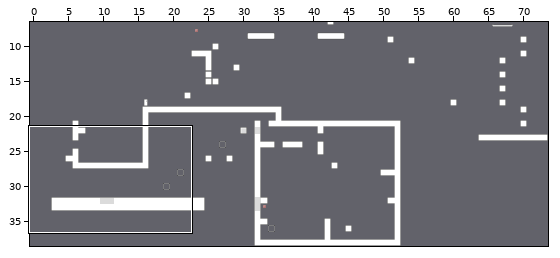
Tiled map -- android/assets/world_1/room_3_tile_map.tmx. Above: a wide view before the commit, with the close-up outlined.
Close-up. As it was:
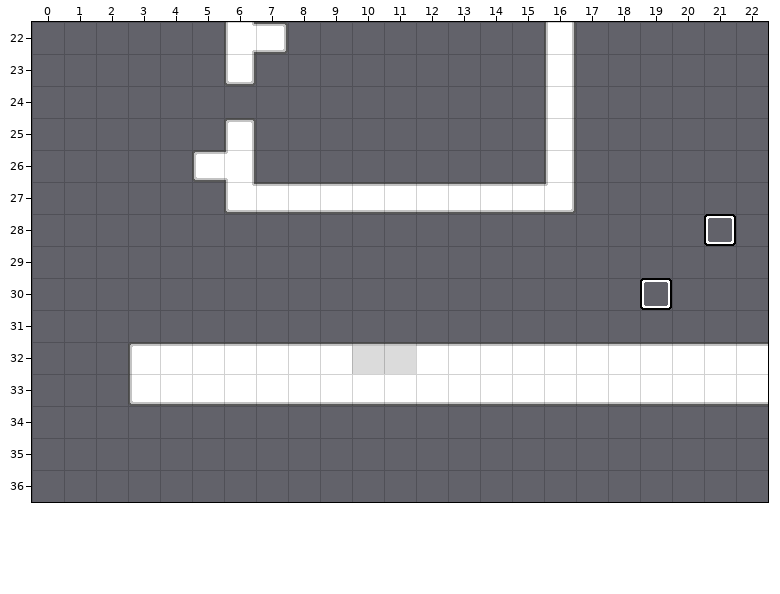
Cells are 64x64 px. Shown: x 0..22, y 22..36. The commit also changed other parts of the map, which this record leaves out. Tiles whose own drawing changed are shown in their newer look in all pictures.
Once edited:
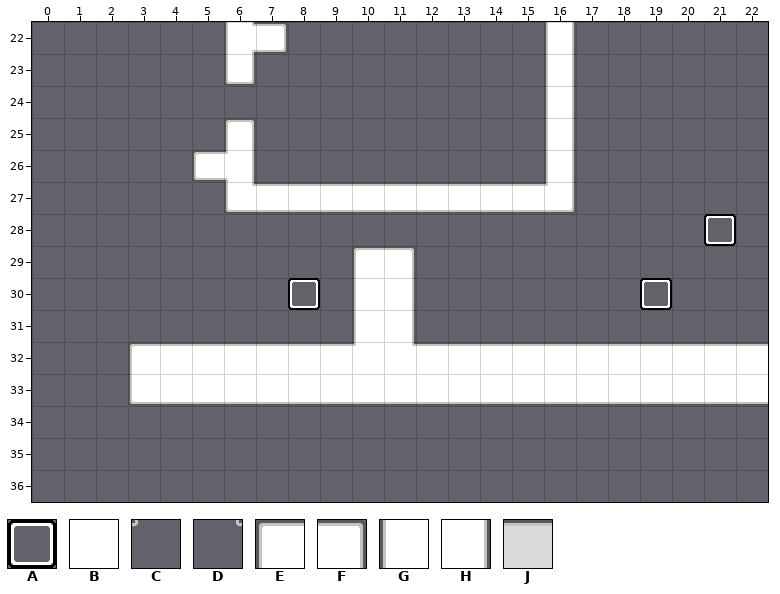
Key: from "entities": A 22; from "tiles_1": B 15, C 31, D 32, E 75, F 76, G 105, H 106, J 120.
_ is an empty cell.
Objects are placed by their top-left corner, in cells (3,4 is the top-left corner of cell 3,4); size is 1x1 cell unless given.
Diff:
Layer "Normal":
The author changed tile J to tile B in row 32 at x 10 to 11.
Tile E now appears in row 29 at x 10.
Tile F now appears in row 29 at x 11.
Tile G now appears in rows 30 to 31 at x 10.
Tile H now appears in rows 30 to 31 at x 11.
Layer "Entities":
A new object: A "overlap_tracker" at 8,30.
Layer "Foreground":
Tile C now appears in row 32 at x 10.
Tile D now appears in row 32 at x 11.
Where, in picture pixels (left, top, right, bottom), the same in both close-ups:
changed: (352, 246, 416, 374)
added: (288, 278, 320, 310)
